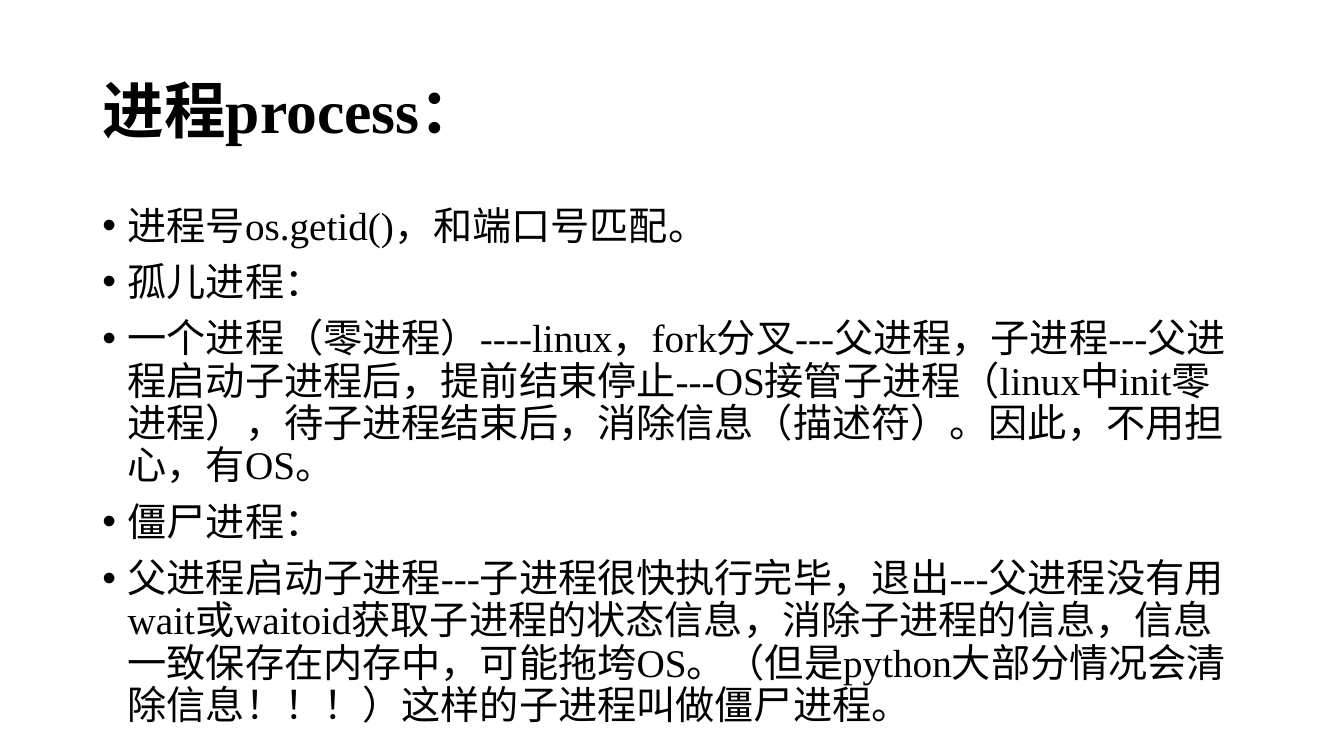
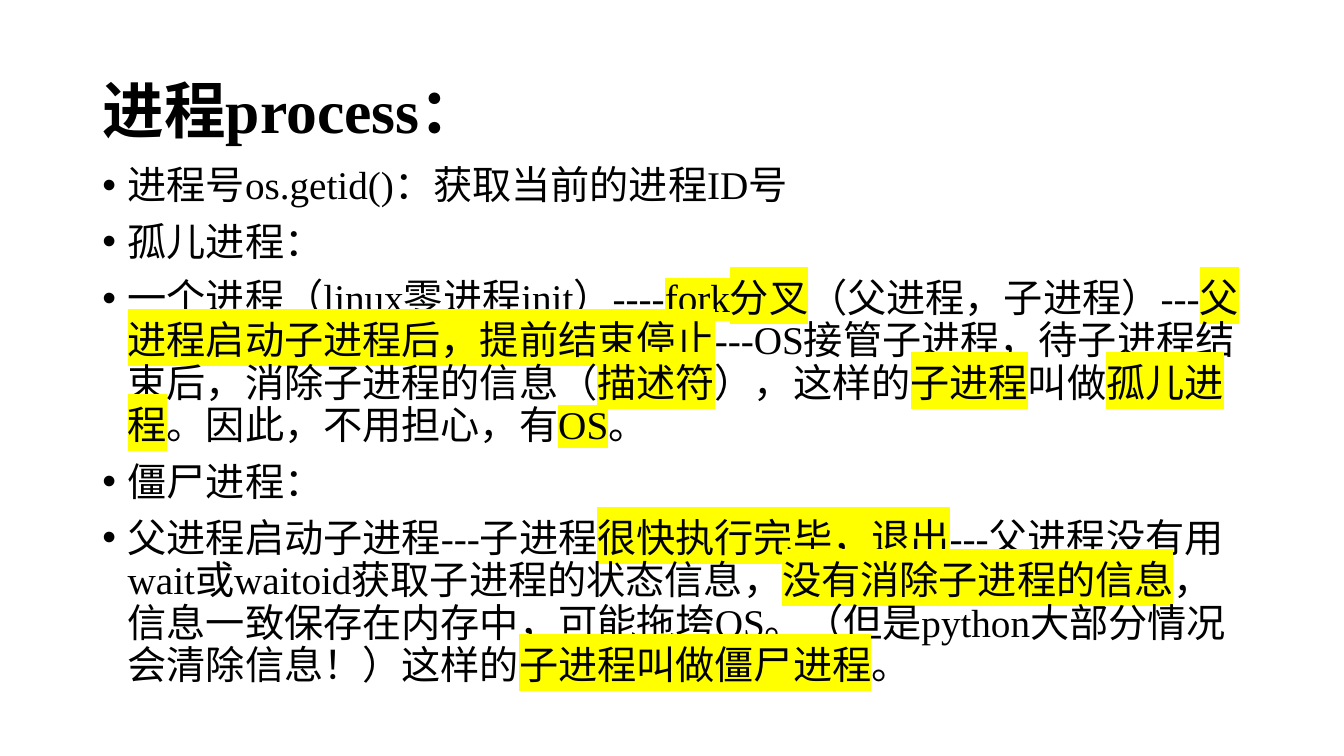
Before and after one commit to lizeyubuaa/pengbeifudao, a slide deck: slide 4 of week13/第十一周多进程.pptx (slide 2 before the commit). Drawn at 1344x756 pixels with LibreOffice and Linux fonts; fonts in the diff are those of the drawing. Boxes give left, top, right and bottom in pixels: in the first picture for what was removed or moved away, otherwise in the second. Text is boxed around its words. In the diff, an @@ line names an element or a change of style, - is before the commit and + after.

```diff
--- a/week13/第十一周多进程.pptx
+++ b/week13/第十一周多进程.pptx
@@ text "进程号os.getid()：获取当前的进程ID号" moved from (x1=128, y1=207, x2=1226, y2=723) to (x1=128, y1=166, x2=1239, y2=690) @@
@@ text at (x1=128, y1=166, x2=788, y2=208): text changed @@
-• 进程号os.getid()，和端口号匹配。
+• 进程号os.getid()：获取当前的进程ID号
@@ text at (x1=128, y1=272, x2=1239, y2=450): text changed @@
-• 一个进程（零进程）----linux，fork分叉---父进程，子进程---父进程启动子进程后，提前结束停止---OS接管子进程（linux中init零进程），待子进程结束后，消除信息（描述符）。因此，不用担心，有OS。
+• 一个进程（linux零进程init）----fork分叉（父进程，子进程）---父进程启动子进程后，提前结束停止---OS接管子进程，待子进程结束后，消除子进程的信息（描述符），这样的子进程叫做孤儿进程。因此，不用担心，有OS。
@@ text at (x1=128, y1=512, x2=1226, y2=690): text changed @@
-• 父进程启动子进程---子进程很快执行完毕，退出---父进程没有用wait或waitoid获取子进程的状态信息，消除子进程的信息，信息一致保存在内存中，可能拖垮OS。（但是python大部分情况会清除信息！！！）这样的子进程叫做僵尸进程。
+• 父进程启动子进程---子进程很快执行完毕，退出---父进程没有用wait或waitoid获取子进程的状态信息，没有消除子进程的信息，信息一致保存在内存中，可能拖垮OS。（但是python大部分情况会清除信息！）这样的子进程叫做僵尸进程。
```
Also in this commit, not shown: 14 other slides changed, 3 slides added, 14 other files.
